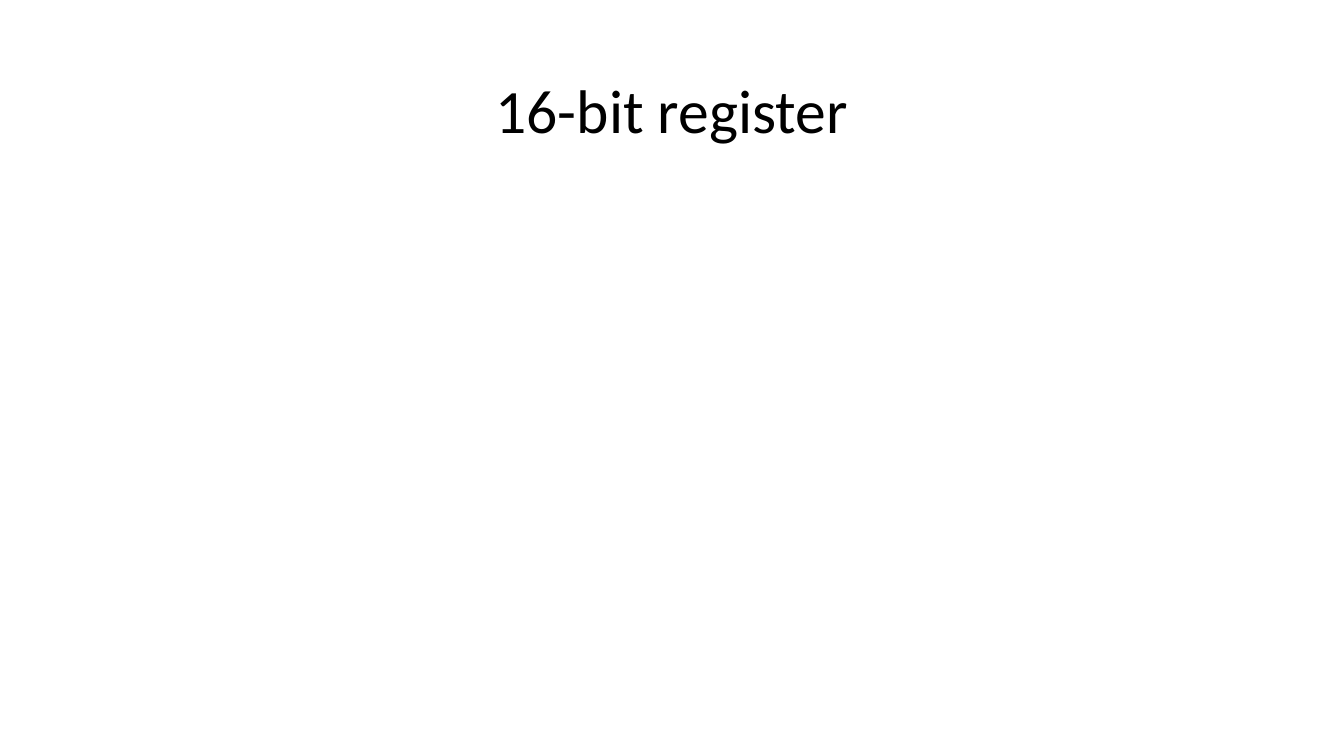
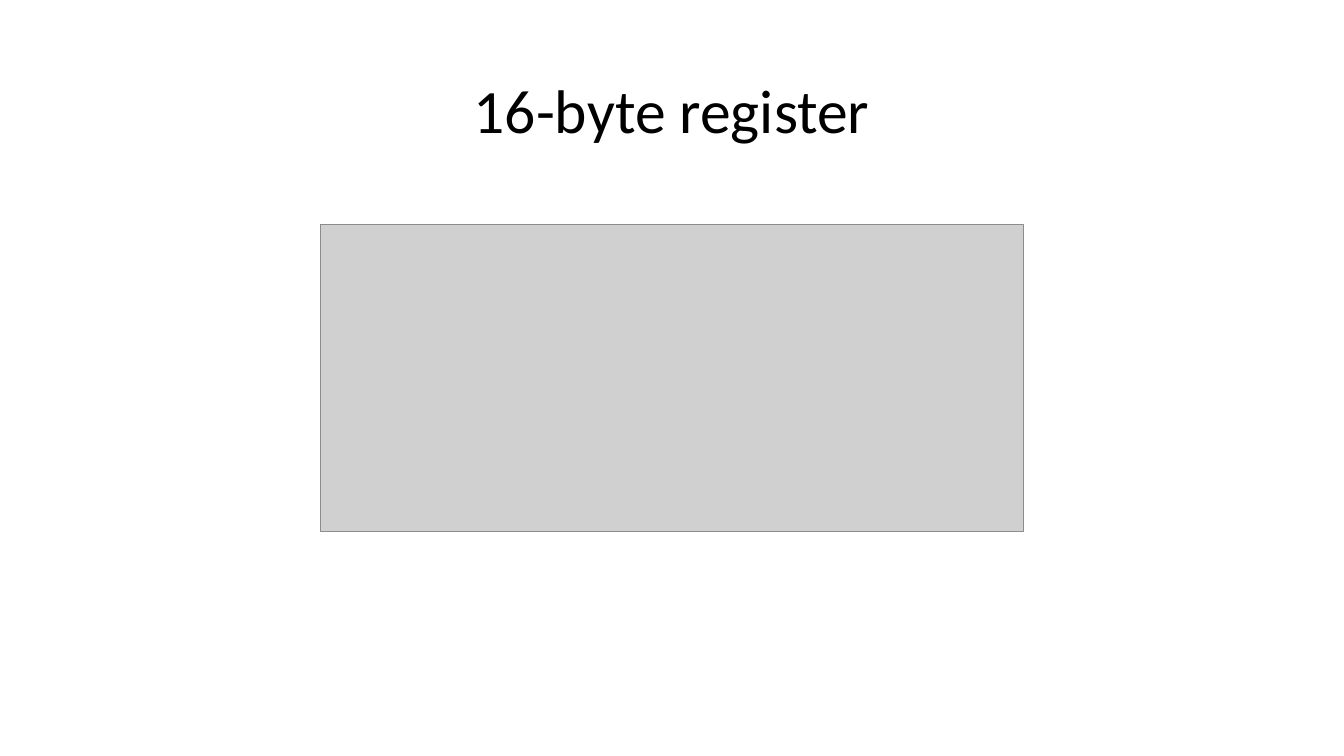
Before and after one commit to acarreteroc99/AES256-IP-Core, a slide deck: slide 7 of ASIC_hardware_blockLevelStructure.pptx. Drawn at 1344x756 pixels with LibreOffice and Linux fonts; fonts in the diff are those of the drawing; grey boxes stand for pictures. Boxes give left, top, right and bottom in pixels: in the first picture for what was removed or moved away, otherwise in the second. Text is boxed around its words. In the diff, an @@ line names an element or a change of style, - is before the commit and + after.

```diff
--- a/ASIC_hardware_blockLevelStructure.pptx
+++ b/ASIC_hardware_blockLevelStructure.pptx
@@ title at (474,90,870,144): text changed @@
-16-bit register
+16-byte register
@@ picture added at (321,225,1024,531) @@
```
Also in this commit, not shown: 3 other slides changed, 2 slides removed, 6 other files.
